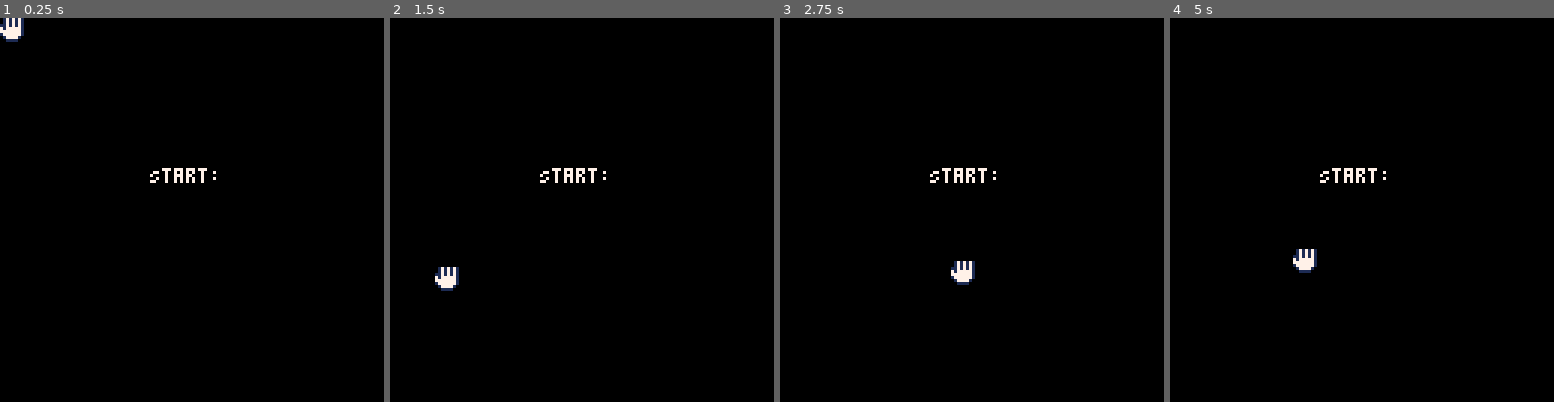
Above: before the commit, frames 1-4 (left to right).
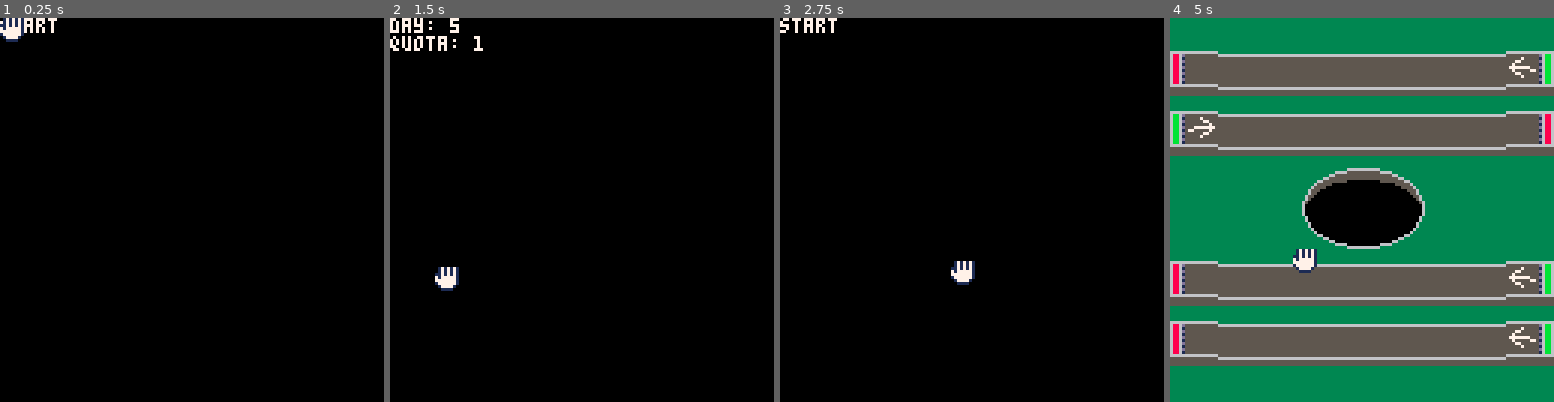
Above: after the commit, the same moments.

Repository: 4brn/Customs
Game: PICO-8 cartridge src/job.p8
The game is run twice, just before and just after one commit, with the same random seed, the same clock (stepped at 60 frames per second) and the same inputs.
Inputs (mouse positions are in pixels of both pictures, inside the frame that each line leads up to):
- Up to frame 1 (0.25 s): no input
- Up to frame 2 (1.5 s): click (670, 121) at 0.67 s; tap O (Z key) at 0.7 s; click (436, 267) at 1.22 s
- Up to frame 3 (2.75 s): tap O (Z key) at 1.7, 2.1, 2.5 s; click (887, 114) at 1.77 s; click (952, 259) at 2.32 s
- Up to frame 4 (5 s): click (1404, 106) at 2.87 s; tap O (Z key) every 0.4 s from 2.9 to 4.9 s; click (1465, 256) at 3.42 s; click (1231, 102) at 3.97 s; click (1292, 248) at 4.52 s

The runs differ from the first frame. In frame 1, 0.5% of the frame differs, in the area x 0-57%, y 0-43%; in frame 2, 0.9%; in frame 3, 0.6%; in frame 4, 96%, in the area x 0-100%, y 0-100%.

Commit message:
full codebase refactor and working gameloop

Diff:
--- a/src/belt.lua
+++ b/src/belt.lua
@@ -1,10 +1,17 @@
+BELT_SPRITES = {
+    start = 4,
+    horizontal = 6,
+    finish = 8,
+}
+
 function init_belts()
     belts = {}
-    belt_speed = DAY[game.day].belt_speed
-    generate_belt(10, flr(rnd(2)) == 1)
-    generate_belt(30, flr(rnd(2)) == 1)
-    generate_belt(80, flr(rnd(2)) == 1)
-    generate_belt(100, flr(rnd(2)) == 1)
+    speed = DIFFICULTY[game.day].speed
+
+    add(belts,generate_belt(10, flr(rnd(2)) == 1))
+    add(belts,generate_belt(30, flr(rnd(2)) == 1))
+    add(belts,generate_belt(80, flr(rnd(2)) == 1))
+    add(belts,generate_belt(100, flr(rnd(2)) == 1))
 end
 
 function draw_belts()
@@ -20,28 +27,23 @@
 
     local belt = {}
 
-    local iteration
-    local start
-    local finish
-
+    local iteration, start, finish
     if flipped then
-        iteration = -SIZE
+        step = -SIZE
         start = 112
         finish = 0
     else
         start = 0
         finish = 112
-        iteration = SIZE
+        step = SIZE
     end
-    -- WHY IS IT 112 INSTEAD OF 111 ??????????????
 
     belt.tiles = {}
     belt.y = y
     belt.flipped = flipped
-    belt.dx = flipped and -belt_speed or belt_speed
-    belt.dy = 0
+    belt.dx = flipped and -speed or speed
 
-    for i = start, finish, iteration do
+    for i = start, finish, step do
         local type
 
         if i == start then
@@ -54,12 +56,11 @@
 
         add(belt.tiles, {
             x = i,
-            -- y = y,
             type = type,
         })
     end
 
-    add(belts, belt)
+    return belt
 end
 
 function on_belt(obj)
--- a/src/color.lua
+++ b/src/color.lua
@@ -1,5 +1,5 @@
 function update_color()
-    if dragging then
+    if mouse.dragging then
         -- grey-scale color pallet
         pal({129,130,134,5,5,7,7,5,6,7,6,131,6,5,7}, 1)
     else
--- a/src/debug.lua
+++ b/src/debug.lua
@@ -11,19 +11,26 @@
 
 function init_debug()
     debug_active = false
+    menuitem(1, "debug: off", function()
+        debug_active = not debug_active
+        menuitem(nil, "debug: " .. (debug_active and "on" or "off"))
+        return true
+    end
+    )
 end
 
 function update_debug()
+    -- remove later
     if stat(31) == "d" then debug_active = not debug_active end
 end
 
 function draw_debug()
     if debug_active then
-        rectfill(0,0,127,20,0)
+        -- rectfill(0,0,127,20,0)
         mouse_data()
         explosion_data()
-        entity_data()
-        belt_data()
+        item_data()
+        game_data()
     end
 end
 
@@ -40,16 +47,14 @@
     print("reas:" .. #areas)
 end
 
-function entity_data()
+function item_data()
     cursor(57,2,7)
-    print("nttys:"..#Entities)
-    print("slctd:".. (entity_selected == nil and 0 or entity_selected))
+    print("items:"..#items)
+    print("slctd:".. (item_selected == nil and 0 or item_selected))
 end
 
-function belt_data()
+function game_data()
     cursor(97, 2, 7)
-    -- print(belt_info.index)
-    -- print(#belt_info.belt.tiles)
-    -- print(on_belt(mouse), 7)
-    -- print(Entities[1].on_belt, 7)
+    print("q:" .. game.score .. "/" .. game.quota)
+    print("e:" .. game.employment)
 end
--- a/src/entity.lua
+++ /dev/null
@@ -1,104 +0,0 @@
-function init_entities()
-    Entities = {}
-
-    passed_counter = 0
-    spawn_rate = DAY[game.day].entity_spawn_rate
-    spawn_delay = FRAMERATE / spawn_rate
-    dragging = false
-    entity_id_counter = 0
-    entity_selected = nil
-end
-
-function update_entities()
-    spawn_entities()
-
-    for i = #Entities, 1, -1 do
-        local entity = Entities[i]
-
-        local is_on_belt, belt_index = on_belt(entity)
-        entity.on_belt = is_on_belt
-        if is_on_belt and belt_index ~= nil then
-            entity.dx = belts[belt_index].dx * DELTA
-        else
-            entity.dx = 0
-        end
-
-
-        -- dragging
-        if inside_entity(entity) and mouse_clicked("left") then
-            entity.x = mouse.x - 6
-            entity.y = mouse.y - 6
-
-            dragging = true
-            entity_selected = entity.id
-
-            del(Entities, entity)
-            add(Entities, entity)
-
-            mouse.mode = 2
-            break
-        else
-            dragging = false
-            entity_selected = nil
-
-            if inside_area(entity.x + 8, entity.y + 6) then
-                del(Entities, entity)
-                add_explosion(entity.x + 8, entity.y + 6)
-            elseif is_on_belt and (entity.x < 0 or entity.x > 112) then
-                passed_counter = passed_counter + 1
-                del(Entities, entity)
-            else
-                entity.x = entity.x + entity.dx
-            end
-        end
-    end
-end
-
-function draw_entities()
-    for entity in all(Entities) do
-        spr(entity.sprite, entity.x, entity.y, 2, 2)
-    end
-end
-
-function add_entity(dangerous)
-    entity_id_counter = entity_id_counter + 1
-
-    local index = flr(rnd(#belts)) + 1
-    local belt = belts[index]
-
-    -- random sprite based on dangerous (true or false)
-    local sprite =  (flr(rnd(2)) + 1) == 1
-    and DANGEROUS_SPRITES[flr(rnd(#DANGEROUS_SPRITES)) + 1]
-    or SAFE_SPRITES[flr(rnd(#SAFE_SPRITES)) + 1]
-
-    add(Entities, {
-        id = entity_id_counter,
-        x = belt.flipped and 112 or 0,
-        y = belt.y - 3 + flr(rnd(3)),
-        dx = 0,
-        dy = 0,
-        sprite = sprite,
-        safe = safe,
-        on_belt = nil
-    }
-    )
-end
-
-function inside_entity(entity)
-    if (mouse.x > entity.x and mouse.y > entity.y)
-        and (mouse.x < entity.x + SIZE and mouse.y < entity.y + SIZE) then
-        mouse.mode = 3
-        return true
-    end
-
-    return false
-end
-
-function spawn_entities()
-    if spawn_delay <= 0 and not dragging then
-        add_entity()
-        spawn_delay = FRAMERATE / spawn_rate
-    else
-        spawn_delay = spawn_delay - 1
-    end
-end
--- a/src/explosion.lua
+++ b/src/explosion.lua
@@ -1,4 +1,11 @@
+EXPLOSION_COLORS = { 5, 9, 10, 7 }
+PARTICLE_COUNT = 20
+LIFE = 6
+SUBTRACTION = 0.2 -- subtracted from LIFE each frame
+MAX_SCALE = 4
+
 function init_explosion()
+
     explosion = {}
 end
 
--- /dev/null
+++ b/src/game.lua
@@ -0,0 +1,49 @@
+function game_init()
+    game.score = 0
+    game.quota = DIFFICULTY[game.day].quota
+
+    init_areas()
+    init_explosion()
+    init_belts()
+    init_items()
+    init_debug()
+
+    update = game_update
+    draw = game_draw
+end
+
+function game_update()
+    -- remove later
+    if btnp(4) then
+        menu = "lose"
+        menu_init()
+        return
+    end
+
+    if game.score >= game.quota then
+        menu = "survived"
+        menu_init()
+        return
+    end
+
+    if game.employment <= 0 then
+        menu = "lose"
+        menu_init()
+        return
+    end
+
+    update_items()
+    update_color()
+    update_explosion()
+    update_debug()
+end
+
+function game_draw()
+    cls(3)
+    map()
+    draw_areas()
+    draw_belts()
+    draw_items()
+    draw_explosion()
+    draw_debug()
+end
--- /dev/null
+++ b/src/item.lua
@@ -0,0 +1,108 @@
+function init_items()
+    SAFE_SPRITES = {64}
+    DANGEROUS_SPRITES = {66, 68}
+
+    items = {}
+    id_counter = 0
+    spawn_delay_max = flr(FRAMERATE / DIFFICULTY[game.day].spawn_rate)
+    spawn_delay = spawn_delay_max
+    item_selected = nil
+end
+
+function update_items()
+    if spawn_delay <= 0 and not mouse.dragging then
+        add_item()
+        spawn_delay = spawn_delay_max
+    else
+        spawn_delay = spawn_delay - 1
+    end
+
+    for i = #items, 1, -1 do
+        local item = items[i]
+
+        local on_belt, belt_index = on_belt(item)
+        -- item.on_belt = is_on_belt
+        if on_belt and belt_index ~= nil then
+            item.dx = belts[belt_index].dx * DELTA
+        else
+            item.dx = 0
+        end
+
+        -- dragging
+        if inside_item(item) and mouse_clicked("left") then
+            mouse.dragging = true
+
+            item.x = mouse.x - 6
+            item.y = mouse.y - 6
+
+            item_selected = item.id
+
+            del(items, item)
+            add(items, item)
+
+            mouse.mode = 2
+            break
+        else
+            mouse.dragging = false
+            item_selected = nil
+
+            if inside_area(item.x + 8, item.y + 6) then
+                add_explosion(item.x + 8, item.y + 6)
+                if item.safe then game.employment = game.employment - 1 end
+                del(items, item)
+            elseif on_belt and (item.x < 0 or item.x > 112) then
+                if item.safe then
+                    game.score = game.score + 1
+                else
+                    game.employment = game.employment - 1
+                end
+                del(items, item)
+            else
+                item.x = item.x + item.dx
+            end
+        end
+    end
+end
+
+function draw_items()
+    for item in all(items) do
+        spr(item.sprite, item.x, item.y, 2, 2)
+    end
+end
+
+function add_item()
+    id_counter = id_counter + 1
+
+    -- local belt_index = flr(rnd(#belts)) + 1
+    -- local belt = belts[belt_index]
+    -- if belt == nil then menu_init() return end
+    local belt = rnd(belts)
+    local safe =  flr(rnd(2)) + 1 == 1
+
+    -- random sprite based on dangerous (true or false)
+    local sprite = safe
+        and SAFE_SPRITES[flr(rnd(#SAFE_SPRITES)) + 1]
+        or DANGEROUS_SPRITES[flr(rnd(#DANGEROUS_SPRITES)) + 1]
+
+    add(items, {
+        id = item_id_counter,
+        x = belt.flipped and 112 or 0,
+        y = belt.y - 3 + flr(rnd(3)),
+        dx = 0,
+        dy = 0,
+        sprite = sprite,
+        safe = safe,
+        on_belt = nil
+    }
+    )
+end
+
+function inside_item(item)
+    if (mouse.x > item.x and mouse.y > item.y)
+        and (mouse.x < item.x + SIZE and mouse.y < item.y + SIZE) then
+        mouse.mode = 3
+        return true
+    end
+
+    return false
+end
--- a/src/game.p8
+++ b/src/job.p8
@@ -2,11 +2,16 @@
 version 43
 __lua__
 #include settings.lua
+
+#include main.lua
+-- States
 #include menu.lua
-#include main.lua
+#include game.lua
+
+-- misc
 #include mouse.lua
 #include belt.lua
-#include entity.lua
+#include item.lua
 #include area.lua
 #include explosion.lua
 #include color.lua
--- a/src/main.lua
+++ b/src/main.lua
@@ -1,67 +1,23 @@
-STATE = {
-   start = 1,
-   day = 2,
-   in_game = 3,
-   game_over = 4,
-   overview = 5
-}
+function _init()
+    game = {
+        day = 5,
+        score = 0,
+        quota = 0,
+        employment = 20,
+    }
 
-game = {
-    state = STATE.start,
-    day = 2,
-    high_score = 0
-}
+    menu = "start"
 
-function _init()
     init_mouse()
-    init_menu()
-
-    if game.state == STATE.in_game then
-        init_areas()
-        init_explosion()
-        init_belts()
-        init_entities()
-        init_debug()
-    end
+    menu_init()
 end
 
 function _update60()
     update_mouse()
-    if stat(31) == " " then
-        game.state = game.state == STATE.overview and 1 or game.state + 1
-    end
-
-    if game.state == STATE.in_game then
-        update_entities()
-        update_explosion()
-        update_debug()
-        update_color()
-    end
+    update()
 end
 
 function _draw()
-    cls()
-    if game.state == STATE.in_game then
-        cls(3) -- green background
-        map()
-        draw_areas()
-        draw_belts()
-        draw_entities()
-        draw_explosion()
-        draw_debug()
-    elseif game.state == STATE.game_over then
-        cursor (50, 50, 7)
-        print("game over!")
-    elseif game.state == STATE.day then
-        cursor (50, 50, 7)
-        print("day: " .. DAY[game.day].name)
-    elseif game.state == STATE.overview then
-        cursor (50, 50, 7)
-        print("day: " .. DAY[game.day].name)
-        print("highscore: " .. game.high_score)
-    elseif game.state == STATE.start then
-        cursor (50, 50, 7)
-        print("Start:")
-    end
+    draw()
     draw_mouse()
 end
--- a/src/menu.lua
+++ b/src/menu.lua
@@ -1,9 +1,63 @@
-function init_menu()
-    menuitem(1, "debug: off", function()
-        debug_active = not debug_active
-        menuitem(nil, "debug: " .. (debug_active and "on" or "off"))
-        return true
+function menu_init()
+    update = menu_update
+    draw = menu_draw
+end
+
+function menu_update()
+    if btnp(4) then
+        if menu == "start" then
+            menu = "overview"
+            return
+        end
+
+        if menu == "overview" then
+            game_init()
+            return
+        end
+
+        if menu == "survived" then
+            if game.day < 5 then
+                game.day = game.day + 1
+                menu = "overview"
+            else
+              menu = "win"
+            end
+            return
+        end
+
+        if menu == "lose" or "win" then
+            _init()
+            return
+        end
     end
-    )
+end
+
+function menu_draw()
+    cls()
+    if menu == "start" then
+        print("start", 7)
+        return
+    end
+
+    if menu == "overview" then
+        print("day: " .. (game.day) , 7)
+        print("quota: " .. DIFFICULTY[game.day].quota, 7)
+        return
+    end
+
+    if menu == "lose" then
+        print("fired", 7)
+        return
+    end
+
+    if menu == "win" then
+        print("You survived the week", 7)
+        return
+    end
+
+    if menu == "survived" then
+        print("survived", 7)
+        return
+    end
 
 end
--- a/src/mouse.lua
+++ b/src/mouse.lua
@@ -6,7 +6,7 @@
     mouse.x = 64
     mouse.y = 64
     mouse.state = 0
-
+    mouse.dragging = false
     mouse.mode = 1
 end
 
--- a/src/settings.lua
+++ b/src/settings.lua
@@ -2,50 +2,35 @@
 DELTA = FRAMERATE < 60 and 2 or 1
 SIZE = 16 -- in pixels
 
--- Difficulty
-DAY = {
+DIFFICULTY = {
     [1] = {
-        name = "monday",
-        entity_spawn_rate = 2,
-        belt_speed = 0.5
+        spawn_rate = 2,
+        speed = 0.5,
+        belts = 2,
+        quota = 1,
     },
     [2] = {
-        name = "tuesday",
-        entity_spawn_rate = 3,
-        belt_speed = 0.7
+        spawn_rate = 3,
+        speed = 0.7,
+        belts = 3,
+        quota = 1,
     },
     [3] = {
-        name = "wednesday",
-        entity_spawn_rate = 4,
-        belt_speed = 0.7
+        spawn_rate = 4,
+        speed = 0.7,
+        belts = 4,
+        quota = 1,
     },
     [4] = {
-        name = "thursday",
-        entity_spawn_rate = 5,
-        belt_speed = 1
+        spawn_rate = 5,
+        speed = 1,
+        belts = 4,
+        quota = 1,
     },
     [5] = {
-        name = "friday",
-        entity_spawn_rate = 6,
-        belt_speed = 1.2
+        spawn_rate = 6,
+        speed = 1.2,
+        belts = 4,
+        quota = 1,
     },
 }
-
--- Entity
-SAFE_SPRITES = {64}
-DANGEROUS_SPRITES = {66, 68}
-
-
--- Belt
-BELT_SPRITES = {
-    start = 4,
-    horizontal = 6,
-    finish = 8,
-}
-
--- Explosion
-EXPLOSION_COLORS = { 5, 9, 10, 7 }
-PARTICLE_COUNT = 20
-LIFE = 6
-SUBTRACTION = 0.2 -- subtracted from LIFE each frame
-MAX_SCALE = 4
